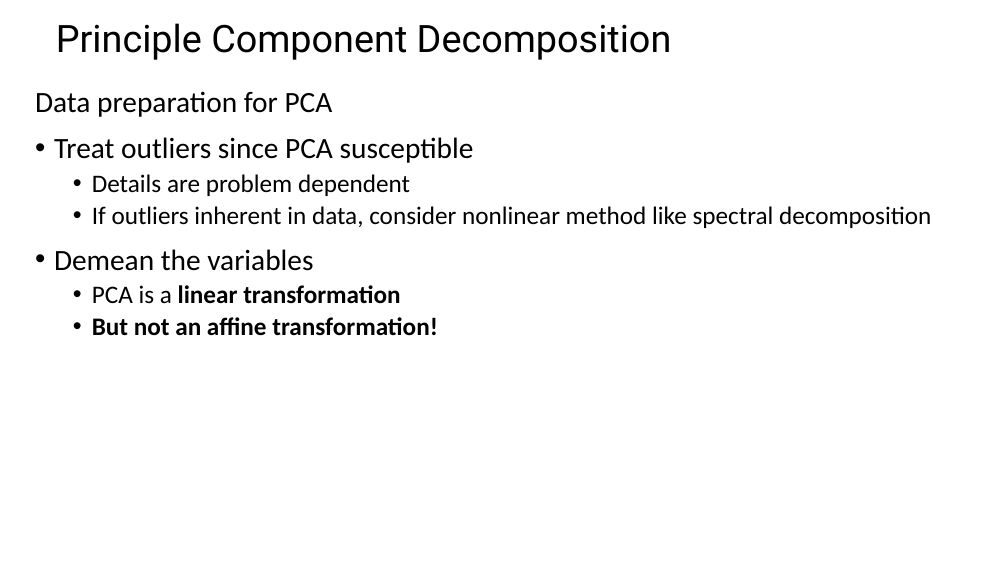
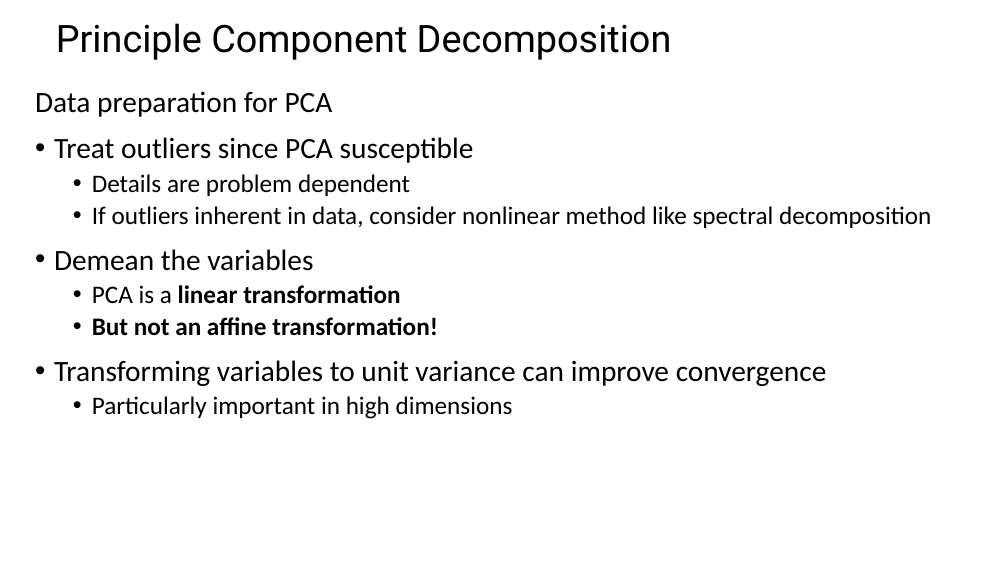
Before and after one commit to StephenElston/CSCI-E-108, a slide deck: slide 35 of slides/11_DimensionalityReduction_Part1.pptx (slide 28 before the commit). Drawn at 1008x567 pixels with LibreOffice and Linux fonts; fonts in the diff are those of the drawing. Boxes give left, top, right and bottom in pixels: in the first picture for what was removed or moved away, otherwise in the second. Text is boxed around its words. In the diff, an @@ line names an element or a change of style, - is before the commit and + after.

```diff
--- a/slides/11_DimensionalityReduction_Part1.pptx
+++ b/slides/11_DimensionalityReduction_Part1.pptx
@@ text at (54, 360, 827, 419): paragraphs added @@
+• Transforming variables to unit variance can improve convergence
+  • Particularly important in high dimensions
```
Also in this commit, not shown: 14 other slides changed, 7 slides added.
